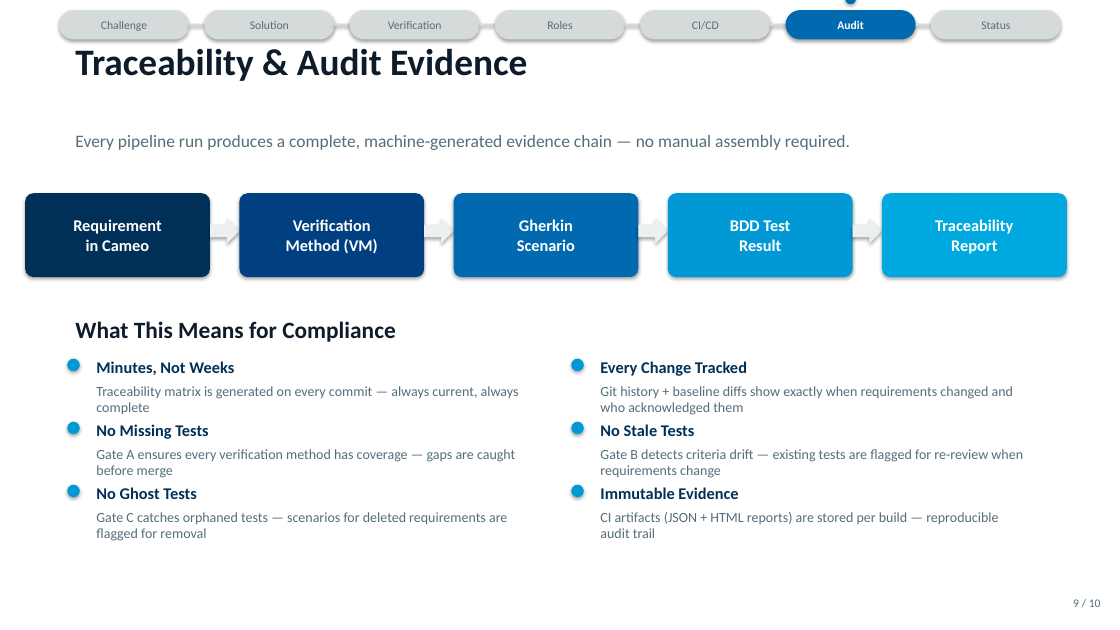
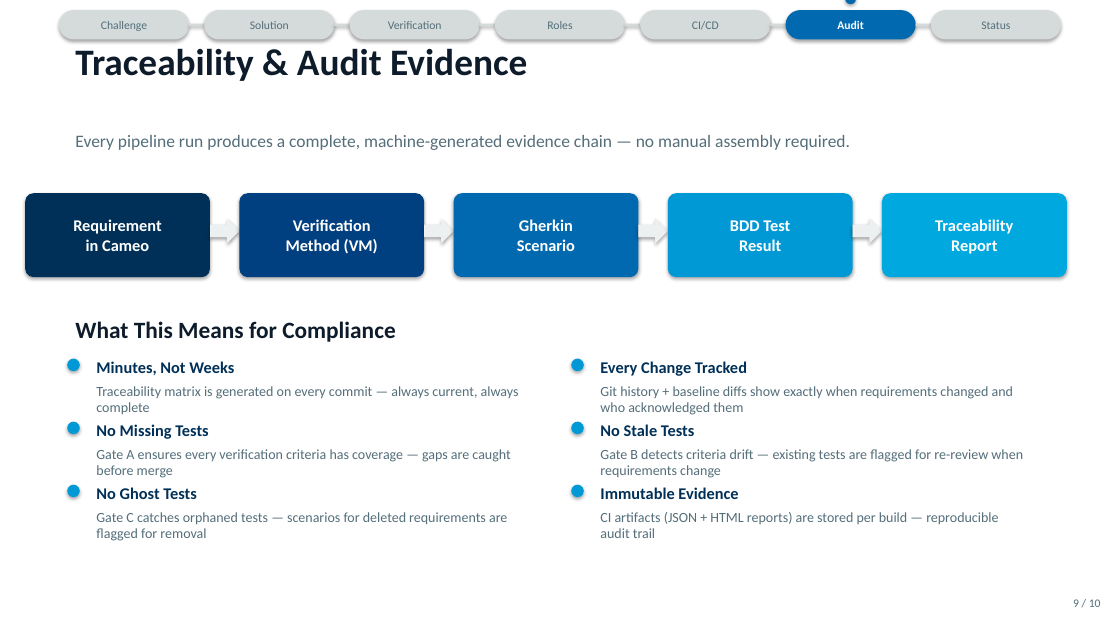
Before and after one commit to blake-perkins/product-pipeline, a slide deck: slide 9 of docs/presentations/MBSE_Pipeline_Executive_Brief.pptx. Drawn at 1120x630 pixels with LibreOffice and Linux fonts; fonts in the diff are those of the drawing. Boxes give left, top, right and bottom in pixels: in the first picture for what was removed or moved away, otherwise in the second. Text is boxed around its words. In the diff, an @@ line names an element or a change of style, - is before the commit and + after.

```diff
--- a/docs/presentations/MBSE_Pipeline_Executive_Brief.pptx
+++ b/docs/presentations/MBSE_Pipeline_Executive_Brief.pptx
@@ text at (x1=96, y1=449, x2=510, y2=478): text changed @@
-Gate A ensures every verification method has coverage — gaps are caught before merge
+Gate A ensures every verification criteria has coverage — gaps are caught before merge
```
Also in this commit, not shown: 5 other slides changed, 1 other file.
